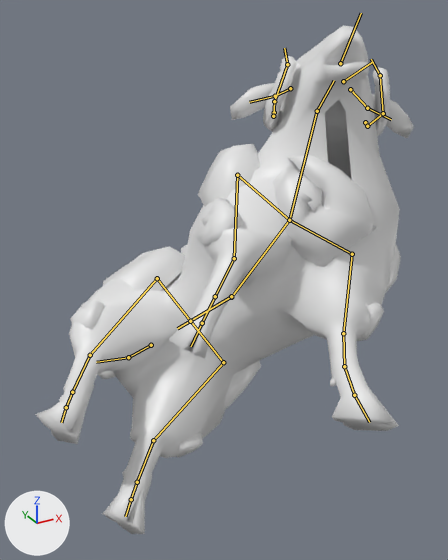
The FBX model Assets/Models/Characters/Animals/Sheep anim.fbx as it was, and as the next commit left it.
Both versions are drawn from a 50 mm camera at (-0.694, -1.302, 1.108) aimed at (-0.08, -0.186, 0.55). Arrows for +X, +Y and +Z are at lower left; the lights stay in place. Both versions are drawn at frame 19 of the action 'Sheep_DEAD'; the numbers are the values there. The bones that bend it are drawn over the model as lines.

The first picture shows 'body', 'body.001', 'body.002'.
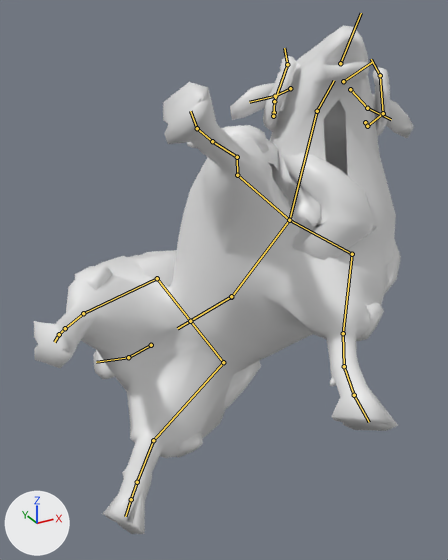
Changed parts and their boxes (x1, y1, x2, y2) in the pictures (448 x 560 px):
'body', posed
    before: (35, 25, 414, 534)
    after: (34, 25, 414, 534)
'body.001', posed (6% taller)
    before: (70, 144, 401, 458)
    after: (75, 125, 401, 458)
'body.002', posed (8% narrower)
    before: (273, 155, 376, 267)
    after: (281, 152, 376, 260)
bone 'Femur_D', root to tip
    before: (237, 175) to (234, 258)
    after: (237, 175) to (237, 157)
bone 'FemurT_D', root to tip
    before: (157, 278) to (90, 355)
    after: (157, 278) to (83, 313)
bone 'PernaT_D', root to tip
    before: (90, 355) to (72, 392)
    after: (83, 313) to (65, 328)

What the commit changed:
Bone 'Femur_D' (bone_femur_d) turns from (-1, 0, 15) to (45, -42, -43) degrees about its own x, y and z.
Bone 'FemurT_D' (bone_femurt_d) turns from (-18, -14, 20) to (-19, -21, 43) degrees about its own x, y and z.
Bone 'PernaT_D' (bone_pernat_d) turns from (-1, 5, -17) to (0, -4, -11) degrees about its own x, y and z.
